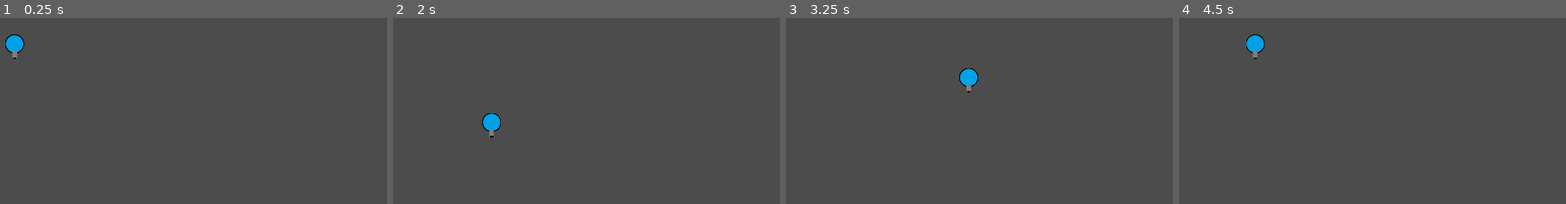
Above: before the commit, frames 1-4 (left to right).
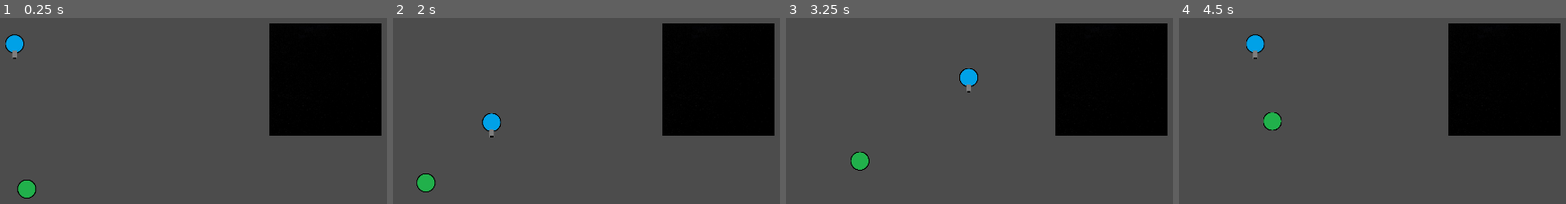
Above: after the commit, the same moments.

Repository: Jey-but-on-github/TP-2-jeux-2D
Game: Godot game, scene res://Scene/Main.tscn
Two runs of this game, one before a commit and one after it. Both use one fixed random seed, a clock stepped at 60 frames per second and the inputs below.
Inputs:
- Up to frame 1 (0.25 s): no input
- Up to frame 2 (2 s): tap Enter at 0.5 s; hold D (right) 0.53-1.28 s; hold F (fire) 0.53-1.28 s; hold S (down) from 1.28 s (still down); tap F (fire) at 1.35 s
- Up to frame 3 (3.25 s): release S (down) at 2.03 s; hold D (right) 2.03-2.78 s; hold F (fire) 2.03-2.78 s; hold W (up) from 2.78 s (still down); tap F (fire) at 2.85 s
- Up to frame 4 (4.5 s): release W (up) at 3.53 s; hold F (fire) 3.53-4.28 s; hold A (left) from 3.53 s (still down); tap F (fire) at 4.35 s

The runs differ from the first frame. In frame 1, 18% of the frame differs, in the area x 4-99%, y 2-98%; in frame 2, 18%; in frame 3, 18%; in frame 4, 18%.

Commit message:
Push inicial de l'ennemi

Diff:
--- /dev/null
+++ b/Scene/Ennemi.tscn
@@ -0,0 +1,28 @@
+[gd_scene load_steps=5 format=2]
+
+[ext_resource path="res://Ressource/Characters/zombie.png" type="Texture" id=1]
+[ext_resource path="res://Script/Ennemi.gd" type="Script" id=2]
+
+[sub_resource type="CircleShape2D" id=1]
+radius = 53.241
+
+[sub_resource type="CircleShape2D" id=2]
+radius = 522.238
+
+[node name="KinematicBody2D" type="KinematicBody2D"]
+scale = Vector2( 0.5, 0.5 )
+script = ExtResource( 2 )
+
+[node name="Sprite" type="Sprite" parent="."]
+texture = ExtResource( 1 )
+
+[node name="CollisionShape2D" type="CollisionShape2D" parent="."]
+shape = SubResource( 1 )
+
+[node name="Area2D" type="Area2D" parent="."]
+
+[node name="CollisionShape2D" type="CollisionShape2D" parent="Area2D"]
+shape = SubResource( 2 )
+
+[connection signal="body_entered" from="Area2D" to="." method="_on_Area2D_body_entered"]
+[connection signal="body_exited" from="Area2D" to="." method="_on_Area2D_body_exited"]
--- /dev/null
+++ b/Scene/EnnemiNiv2.tscn
@@ -0,0 +1,6 @@
+[gd_scene load_steps=2 format=2]
+
+[ext_resource path="res://Scene/Ennemi.tscn" type="PackedScene" id=1]
+
+[node name="KinematicBody2D" instance=ExtResource( 1 )]
+vie = 2
--- /dev/null
+++ b/Scene/EnnemiNiv3.tscn
@@ -0,0 +1,6 @@
+[gd_scene load_steps=2 format=2]
+
+[ext_resource path="res://Scene/Ennemi.tscn" type="PackedScene" id=1]
+
+[node name="KinematicBody2D" instance=ExtResource( 1 )]
+vie = 3
--- a/Scene/Main.tscn
+++ b/Scene/Main.tscn
@@ -1,8 +1,21 @@
-[gd_scene load_steps=2 format=2]
+[gd_scene load_steps=4 format=2]
 
 [ext_resource path="res://Scene/Player/Player.tscn" type="PackedScene" id=1]
+[ext_resource path="res://Scene/Ennemi.tscn" type="PackedScene" id=2]
+[ext_resource path="res://Scene/Mur.tscn" type="PackedScene" id=3]
 
 [node name="Main" type="Node"]
 
 [node name="Player" parent="." instance=ExtResource( 1 )]
 position = Vector2( 349.311, 240.416 )
+collision_layer = 3
+collision_mask = 3
+
+[node name="Ennemi" parent="." instance=ExtResource( 2 )]
+position = Vector2( 382.008, 628.833 )
+collision_mask = 3
+
+[node name="Mur" parent="." instance=ExtResource( 3 )]
+position = Vector2( 1180.46, 335.101 )
+collision_layer = 2
+collision_mask = 2
--- a/Scene/Menu.tscn
+++ b/Scene/Menu.tscn
@@ -45,7 +45,7 @@
 size_flags_horizontal = 3
 
 [node name="TextEdit" type="Label" parent="VBoxContainer/CenterContainer/CenterContainer"]
-margin_left = 100.0
+margin_left = 482.0
 margin_top = 76.0
 margin_right = 1437.0
 margin_bottom = 190.0
--- /dev/null
+++ b/Script/Ennemi.gd
@@ -0,0 +1,23 @@
+extends KinematicBody2D
+
+var cible = null
+const vitesse = 100
+export var vie = 1
+
+
+func _physics_process(delta):
+	if cible:
+		var velocite = global_position.direction_to(cible.global_position)
+		var collision = move_and_collide(velocite * vitesse * delta)
+		if collision :
+			collision.collider.hit()
+
+
+func _on_Area2D_body_entered(body):
+	print(body.name)
+	cible = body
+
+func hit():
+	vie -= 1
+	if vie == 0:
+		queue_free()
